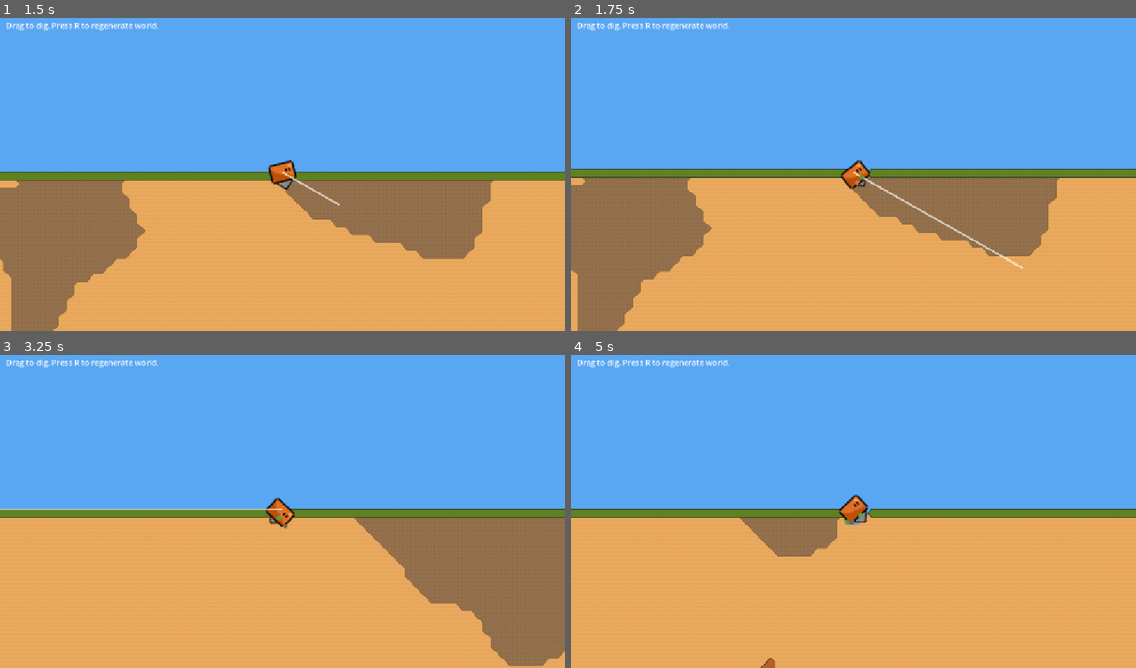
Above: before the commit, frames 1-4 (two rows, left to right).
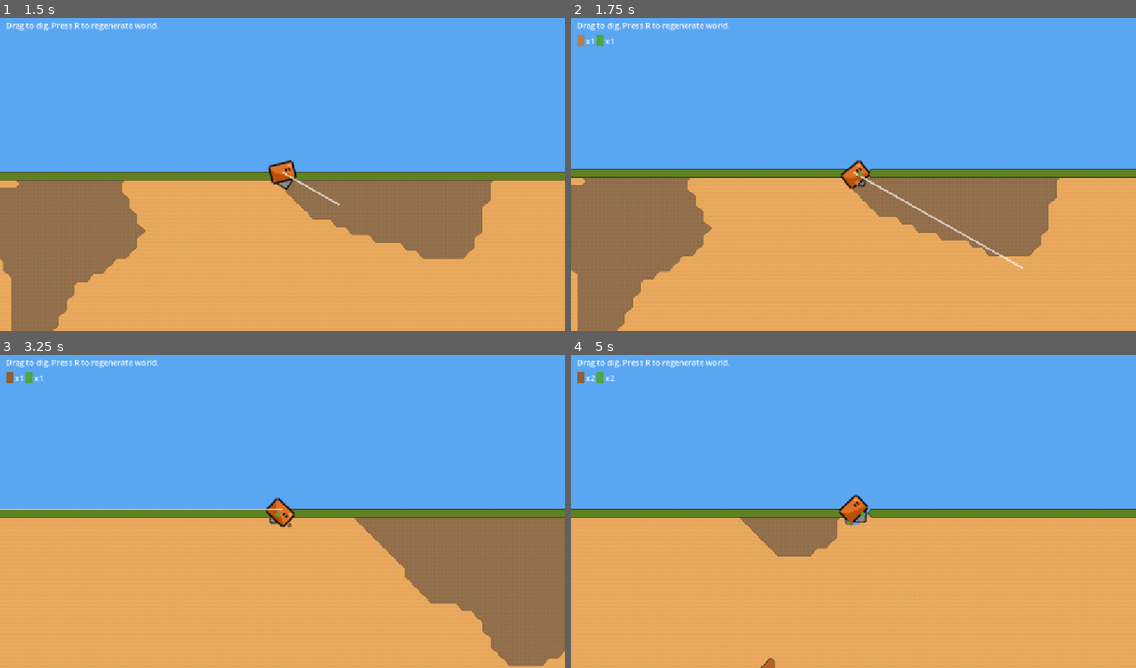
Above: after the commit, the same moments.

Repository: Tonoward/DiggerFever
Game: Godot game, scene res://scenes/main.tscn
Two runs of this game, one before a commit and one after it. Both use one fixed random seed, a clock stepped at 60 frames per second and the inputs below.
Inputs (mouse positions are in pixels of both pictures, inside the frame that each line leads up to):
- Up to frame 1 (1.5 s): tap R at 0.5, 0.6, 1.25 s; move the mouse to (406, 155) at 0.52 s; click (406, 155) at 0.67 s; drag from (169, 187) to (254, 237) at 1.27 s
- Up to frame 2 (1.75 s): no input
- Up to frame 3 (3.25 s): tap R at 2, 2.1, 2.75 s; move the mouse to (339, 439) at 2.02 s; click (339, 439) at 2.17 s; drag from (254, 574) to (113, 461) at 2.77 s
- Up to frame 4 (5 s): tap R at 3.5, 3.6, 4.25 s; move the mouse to (1023, 558) at 3.52 s; click (1023, 558) at 3.67 s; drag from (684, 461) to (768, 430) at 4.27 s

Frame 1 is identical in both runs. In frame 2, 0.1% of the frame differs, in the area x 1-52%, y 5-52%; in frame 3, 0.2%; in frame 4, 0.2%, in the area x 1-53%, y 5-55%.

Commit message:
Recolección de materiales y HUD básico para mostrar los materiales recogidos

Diff:
--- a/scenes/main.tscn
+++ b/scenes/main.tscn
@@ -28,3 +28,10 @@
 offset_right = 360.0
 offset_bottom = 40.0
 text = "Drag to dig. Press R to regenerate world."
+
+[node name="MaterialsRow" type="GridContainer" parent="HUD"]
+offset_left = 12.0
+offset_top = 44.0
+offset_right = 500.0
+offset_bottom = 68.0
+columns = 8
--- a/scripts/effects/tile_debris.gd
+++ b/scripts/effects/tile_debris.gd
@@ -1,6 +1,8 @@
 ## TileDebris.gd
 ## Small physics fragment spawned when a cell is excavated. Falls under gravity,
-## collides with solid terrain cells and the drill, then frees itself.
+## collides with solid terrain cells and the drill, then frees itself. Some fragments
+## (see `collectible` in setup()) instead fly to the drill and shrink away partway through,
+## as a visual "getting collected" moment -- see SUCK_DELAY/SUCK_DURATION below.
 ##
 ## Adapted from the FeverDiggerPetru prototype's TileDebris to this project's TerrainGrid
 ## (grid lookups via world_to_cell / is_empty) and DrillController (footprint radius).
@@ -17,6 +19,13 @@
 const ANGULAR_DAMPING: float = 0.80   ## spin multiplier applied on each bounce
 const GHOST_DURATION: float  = 0.18   ## seconds of free-fall with no collision after spawn
 
+## "Collectible" fragments (see `collectible` param of setup()) pop out normally for
+## SUCK_DELAY seconds, then fly to the drill and shrink away over SUCK_DURATION -- a small
+## bit of juice suggesting the material got picked up. Regular fragments just fall/bounce
+## until LIFETIME runs out; not every piece needs to fly home for this to read well.
+const SUCK_DELAY: float    = 0.25
+const SUCK_DURATION: float = 0.3
+
 var _color: Color
 var _half: float
 var _velocity: Vector2
@@ -28,8 +37,14 @@
 var _resting: bool = false
 var _timer: SceneTreeTimer
 
+var _collectible: bool = false
+var _suck_delay_left: float = 0.0
+var _being_sucked: bool = false
+var _suck_elapsed: float = 0.0
+var _suck_start_half: float = 0.0
 
-func setup(color: Color, size: float, grid: TerrainGrid, impulse: Vector2, drill: Node2D = null, drill_radius: float = 0.0) -> void:
+
+func setup(color: Color, size: float, grid: TerrainGrid, impulse: Vector2, drill: Node2D = null, drill_radius: float = 0.0, collectible: bool = false) -> void:
 	_color        = color
 	_half         = size * 0.5
 	_grid         = grid
@@ -37,6 +52,8 @@
 	_drill_radius = drill_radius
 	_velocity     = impulse
 	_ghost_time   = GHOST_DURATION
+	_collectible  = collectible
+	_suck_delay_left = SUCK_DELAY
 	var spin_sign: float = signf(impulse.x) if impulse.x != 0.0 else (1.0 if randf() > 0.5 else -1.0)
 	_angular_velocity = spin_sign * randf_range(ANGULAR_MAX * 0.4, ANGULAR_MAX)
 	queue_redraw()
@@ -54,6 +71,20 @@
 
 
 func _process(delta: float) -> void:
+	if _being_sucked:
+		_process_suck(delta)
+		return
+
+	# Countdown runs regardless of resting/falling state, so a collectible fragment gets
+	# pulled in on schedule whether it's still tumbling or already settled.
+	if _collectible:
+		_suck_delay_left -= delta
+		if _suck_delay_left <= 0.0:
+			_being_sucked = true
+			_suck_elapsed = 0.0
+			_suck_start_half = _half
+			return
+
 	if _resting:
 		return
 
@@ -122,6 +153,20 @@
 			_resting = true
 
 
+## Flies toward the drill's current position and shrinks to nothing over SUCK_DURATION,
+## then frees itself -- the visual "getting collected" moment. No collision here; it's
+## purely cosmetic and rides on top of the instant, guaranteed material count in Main.
+func _process_suck(delta: float) -> void:
+	_suck_elapsed += delta
+	var t := clampf(_suck_elapsed / SUCK_DURATION, 0.0, 1.0)
+	if _drill != null and is_instance_valid(_drill):
+		position = position.lerp(_drill.global_position, 0.25)
+	_half = _suck_start_half * (1.0 - t)
+	queue_redraw()
+	if t >= 1.0:
+		queue_free()
+
+
 ## If the fragment's center is inside a solid cell, teleport it to the nearest open cell
 ## and stop it. This guarantees a fragment can never stay permanently buried in rock (which
 ## would look broken); ordinary edge-snap collision only blocks *future* motion, so it can't
--- a/scripts/main.gd
+++ b/scripts/main.gd
@@ -15,15 +15,27 @@
 const DEBRIS_IMPULSE_MIN_CELLS: float = 3.0   ## kick toward the drill/hole, in cells/sec
 const DEBRIS_IMPULSE_MAX_CELLS: float = 7.0
 
+## Chance that a given spawned fragment plays the "sucked up" collection animation instead
+## of just falling/bouncing like ordinary debris (see TileDebris.setup's `collectible` arg).
+## Purely visual -- the material count below always increases, regardless of this roll.
+const DEBRIS_COLLECT_CHANCE: float = 0.35
+
 @export var world_config: WorldGenConfig
 
 var grid: TerrainGrid
 
 var _debris: Array[TileDebris] = []
 
+## Materials collected so far this run, keyed by MaterialData.id -> count. Drives the
+## color-block + counter row in the HUD.
+var _material_counts: Dictionary = {}
+## MaterialData.id -> the Label showing that material's count, so updates are O(1).
+var _material_labels: Dictionary = {}
+
 @onready var terrain: TerrainController = $Terrain
 @onready var drill: DrillController = $Drill
 @onready var _hud: Label = $HUD/Label
+@onready var _materials_hud: GridContainer = $HUD/MaterialsRow
 
 func _ready() -> void:
 	drill.resource_collected.connect(_on_resource_collected)
@@ -31,6 +43,7 @@
 
 func _generate_world() -> void:
 	_clear_debris()
+	_clear_material_hud()
 	grid = WorldGenerator.generate(world_config)
 	grid.cell_excavated.connect(_on_cell_excavated)
 	terrain.setup(grid)
@@ -110,6 +123,7 @@
 	if mat == null:
 		return
 	_spawn_debris(x, y, mat)
+	_collect_material(mat)
 
 func _spawn_debris(x: int, y: int, mat: MaterialData) -> void:
 	# Drop stale refs (freed by their own lifetime timer), then evict oldest if at cap.
@@ -134,7 +148,8 @@
 	var debris := TileDebris.new()
 	add_child(debris)
 	debris.global_position = cell_center
-	debris.setup(mat.color, grid.cell_size_px * DEBRIS_SIZE_FACTOR, grid, impulse, drill, drill.footprint_radius_px)
+	var collectible := randf() < DEBRIS_COLLECT_CHANCE
+	debris.setup(mat.color, grid.cell_size_px * DEBRIS_SIZE_FACTOR, grid, impulse, drill, drill.footprint_radius_px, collectible)
 	_debris.append(debris)
 
 func _clear_debris() -> void:
@@ -142,3 +157,41 @@
 		if is_instance_valid(d):
 			d.queue_free()
 	_debris.clear()
+
+# --- Materials HUD ----------------------------------------------------------------
+# A row of "color block + xN" entries, one per material that's been dug at least once.
+# The count always increases the instant a cell is cleared -- independent of whether that
+# cell's debris fragment happens to play the "sucked up" animation, so the number is never
+# wrong or delayed by chance/visual timing.
+
+func _collect_material(mat: MaterialData) -> void:
+	var count: int = _material_counts.get(mat.id, 0) + 1
+	_material_counts[mat.id] = count
+
+	var label: Label = _material_labels.get(mat.id)
+	if label == null:
+		label = _add_material_entry(mat)
+		_material_labels[mat.id] = label
+	label.text = "x%d" % count
+
+## Builds one "color swatch + count label" entry and adds it to the HUD row.
+func _add_material_entry(mat: MaterialData) -> Label:
+	var entry := HBoxContainer.new()
+	entry.add_theme_constant_override("separation", 4)
+
+	var swatch := ColorRect.new()
+	swatch.custom_minimum_size = Vector2(14, 14)
+	swatch.color = mat.color
+	entry.add_child(swatch)
+
+	var label := Label.new()
+	entry.add_child(label)
+
+	_materials_hud.add_child(entry)
+	return label
+
+func _clear_material_hud() -> void:
+	_material_counts.clear()
+	_material_labels.clear()
+	for child in _materials_hud.get_children():
+		child.queue_free()
Not shown, changed: PLAN.md
